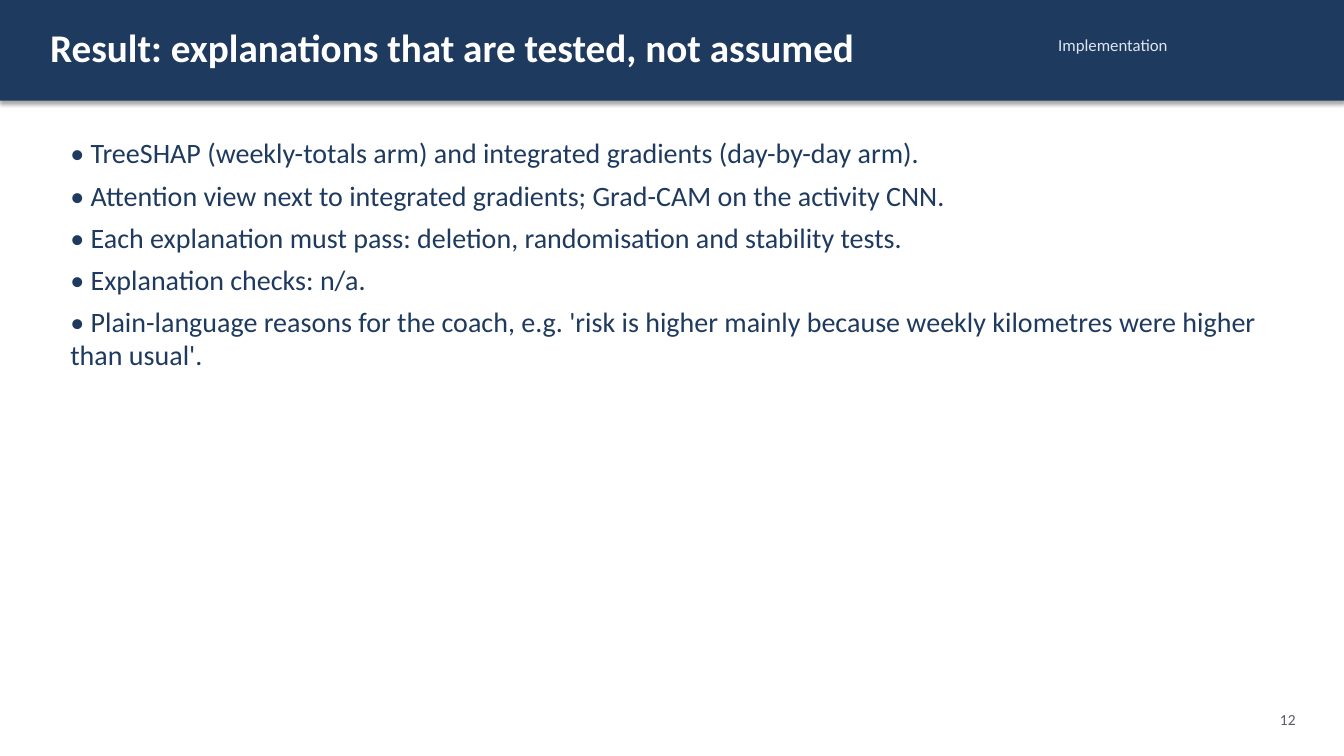
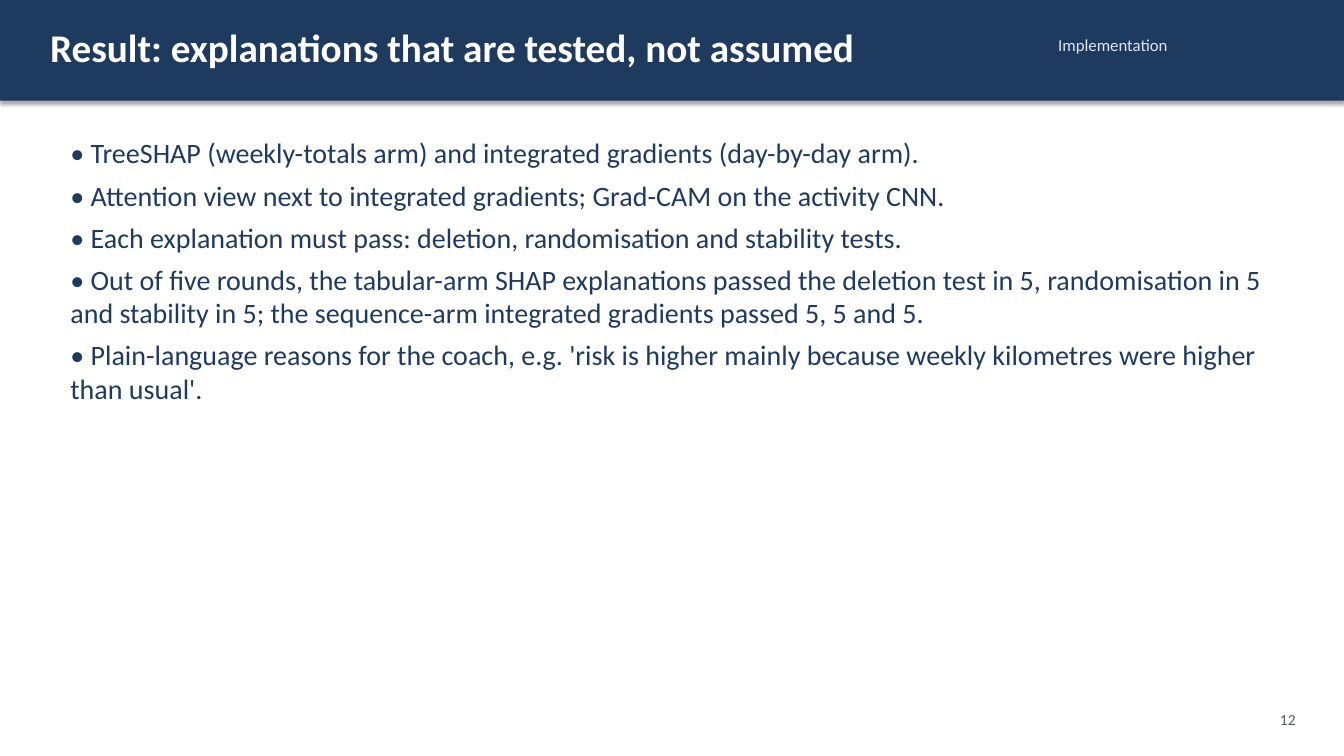
Before and after one commit to NamanJain017/SynAthlete-AIoT, a slide deck: slide 12 of slides/review2.pptx. Drawn at 1344x756 pixels with LibreOffice and Linux fonts; fonts in the diff are those of the drawing. Boxes give left, top, right and bottom in pixels: in the first picture for what was removed or moved away, otherwise in the second. Text is boxed around its words. In the diff, an @@ line names an element or a change of style, - is before the commit and + after.

```diff
--- a/slides/review2.pptx
+++ b/slides/review2.pptx
@@ text at (70, 270, 1260, 328): text changed @@
-• Explanation checks: n/a.
+• Out of five rounds, the tabular-arm SHAP explanations passed the deletion test in 5, randomisation in 5 and stability in 5; the sequence-arm integrated gradients passed 5, 5 and 5.
```
Also in this commit, not shown: 6 other slides changed, 1 slide added, 1 slide removed, 8 other files.
